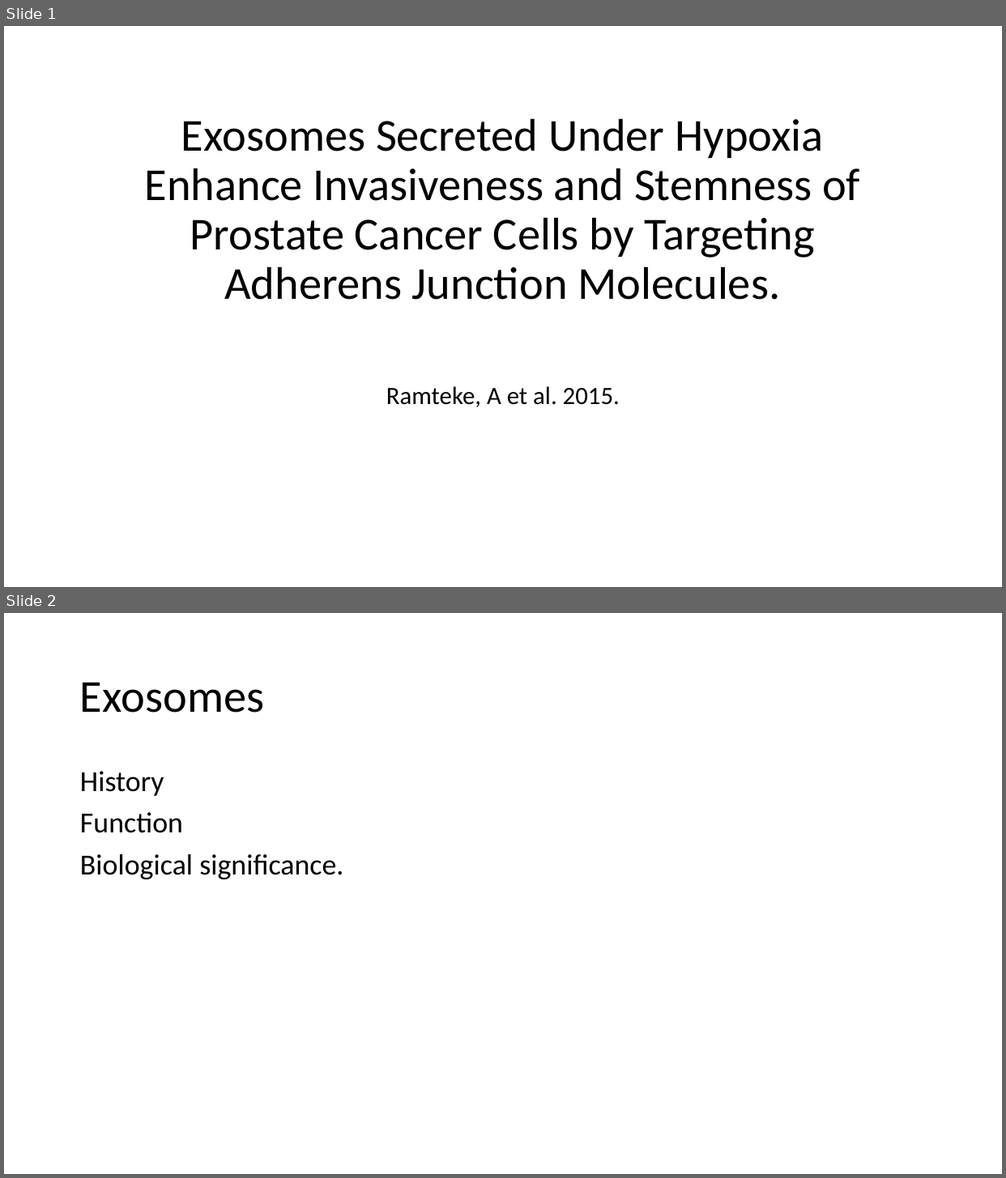
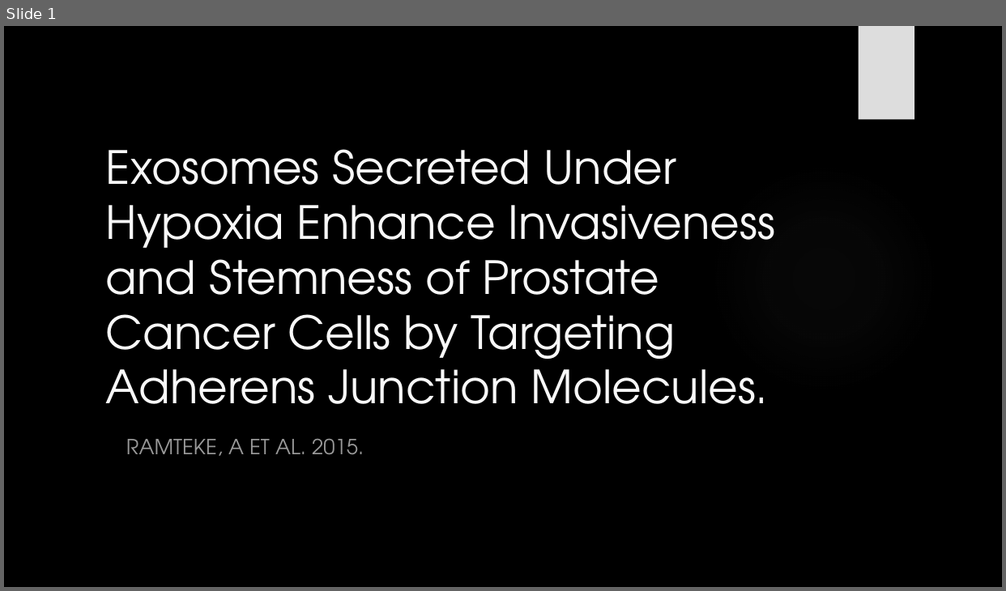
Before and after one commit to HarleyRobinson/Honours2, a slide deck: BackgroundInfo/JCslides.pptx. Shown one above the other, each under a label of ours: slides 1 and 2 before the commit, slide 1 after it. The pictures are 1006x1178 and 1006x591 pixels, drawn with LibreOffice and Linux fonts; fonts in the diff are those of the drawing; background and template pictures are left out. Boxes give left, top, right and bottom in pixels: in the first picture for what was removed or moved away, otherwise in the second. Text is boxed around its words. In the diff, an @@ line names an element or a change of style, - is before the commit and + after.

```diff
--- a/BackgroundInfo/JCslides.pptx
+++ b/BackgroundInfo/JCslides.pptx
@@ slide 2 removed at box(4, 613, 1002, 1174), background #FFFFFF @@
@@ title removed at box(80, 682, 264, 713) @@
-Exosomes
@@ text removed at box(80, 771, 343, 879) @@
-History
-Function
-Biological significance.
@@ slide 1 changed as well @@
@@ background #FFFFFF to picture (left out) @@
@@ rectangle added at box(859, 26, 914, 120), fill #DDDDDD @@
@@ title "Exosomes Secreted Under Hypoxia Enhance ...": place and size @@
-title "Exosomes Secreted Under Hypoxia Enhance ..." at box(145, 118, 860, 300)
+title "Exosomes Secreted Under Hypoxia Enhance ..." at box(106, 149, 775, 404)
@@ title "Exosomes Secreted Under Hypoxia Enhance ..." at box(106, 149, 775, 404): font Calibri to TeX Gyre Adventor, text colour #000000 to #F8F8F8; alignment centre to left; line spacing 0.9 to 1 @@
@@ ellipse added at box(709, 163, 939, 394), fill gradient #666666 @@
@@ subtitle at box(126, 439, 364, 456): text changed; size 24 to 20 pt; font Calibri to TeX Gyre Adventor; text colour #000000 to #999999 @@
-Ramteke, A et al. 2015.
+RAMTEKE, A ET AL. 2015.
```
Also in this commit, not shown: 10 other slides changed, 3 slides added, 2 other slides removed, 5 other files.
